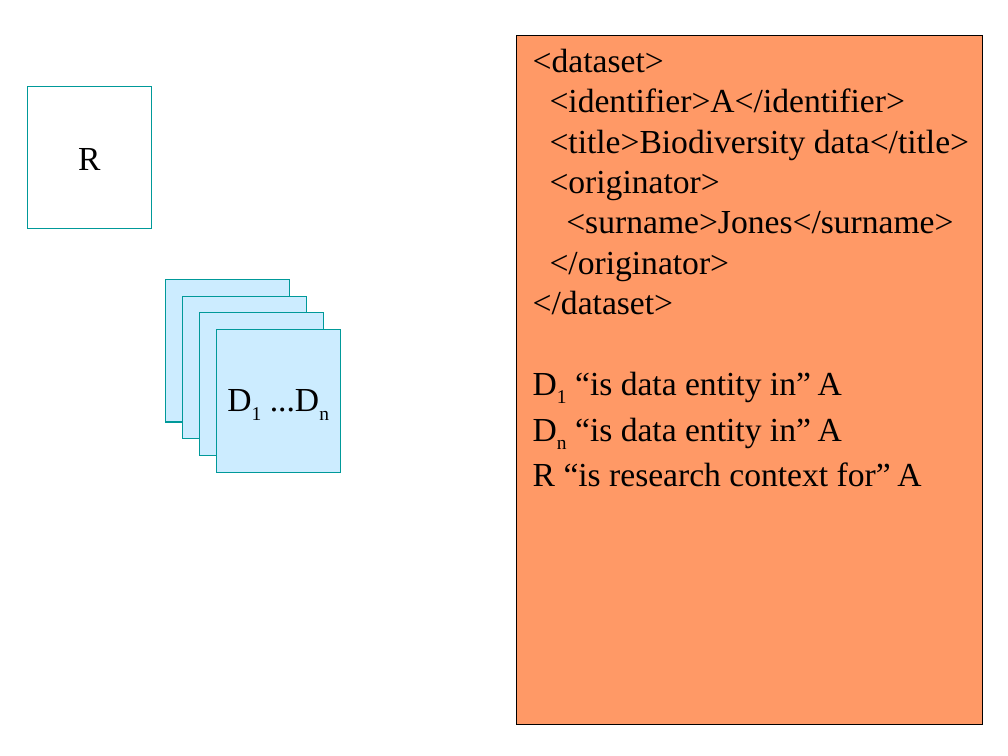
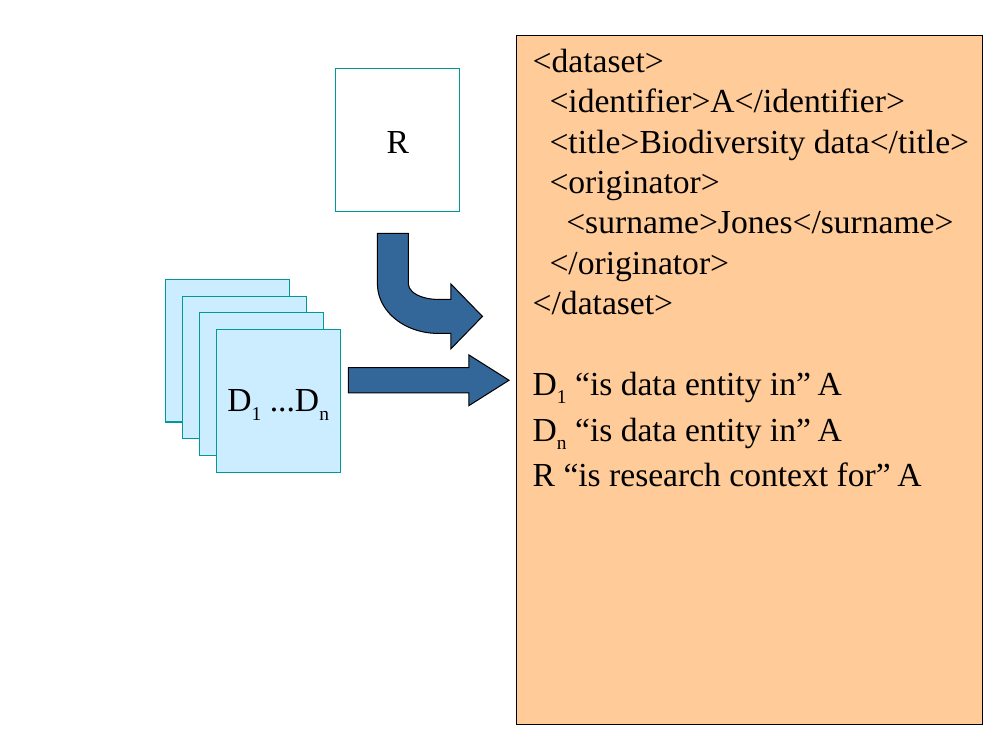
Before and after one commit to NCEAS/eml, a slide deck: slide 51 of display/eml-overview-200010402.ppt. Drawn at 1008x756 pixels with LibreOffice and Linux fonts; fonts in the diff are those of the drawing. Boxes give left, top, right and bottom in pixels: in the first picture for what was removed or moved away, otherwise in the second. Text is boxed around its words. In the diff, an @@ line names an element or a change of style, - is before the commit and + after.

```diff
--- a/display/eml-overview-200010402.ppt
+++ b/display/eml-overview-200010402.ppt
@@ rectangle at (x1=517, y1=35, x2=983, y2=724): fill #FF9966 to #FFCC99 @@
@@ rectangle "R" moved from (x1=27, y1=86, x2=151, y2=229) to (x1=336, y1=69, x2=460, y2=212) @@
@@ freeform shape added at (x1=377, y1=234, x2=482, y2=350), fill #336699, outline #010000 0.74 pt @@
@@ right arrow added at (x1=349, y1=355, x2=509, y2=405), fill #336699, outline #010000 0.74 pt @@
```
Also in this commit, not shown: 9 other slides changed, 3 slides added.
